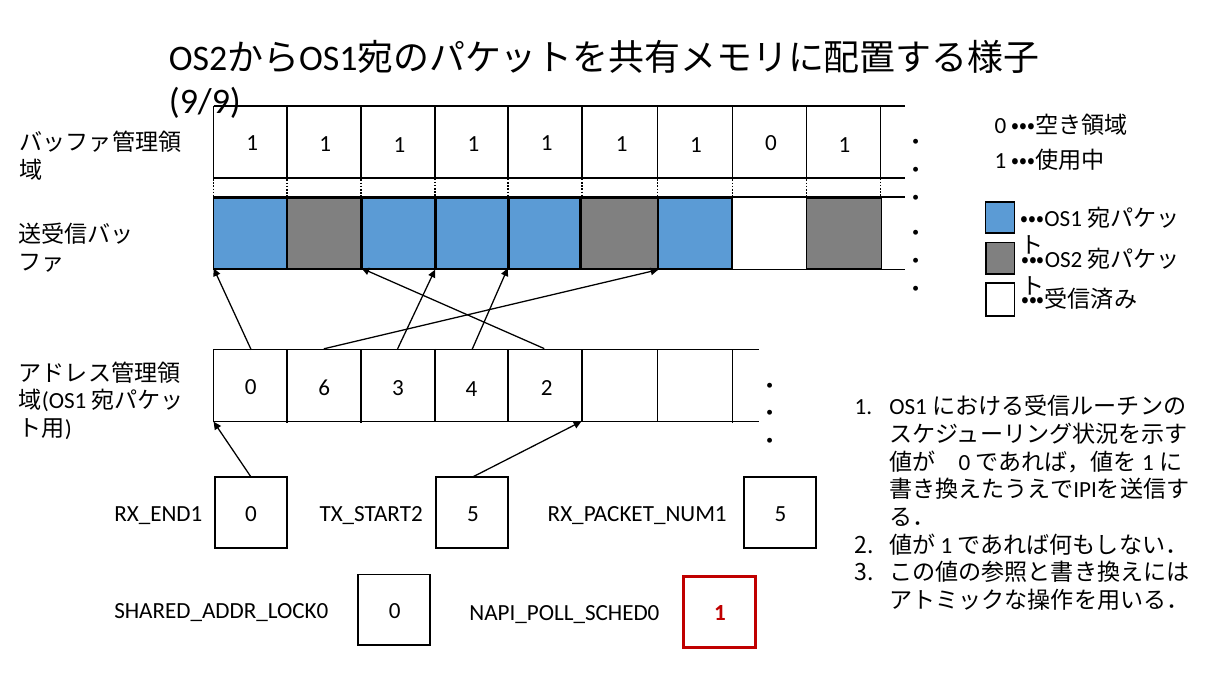
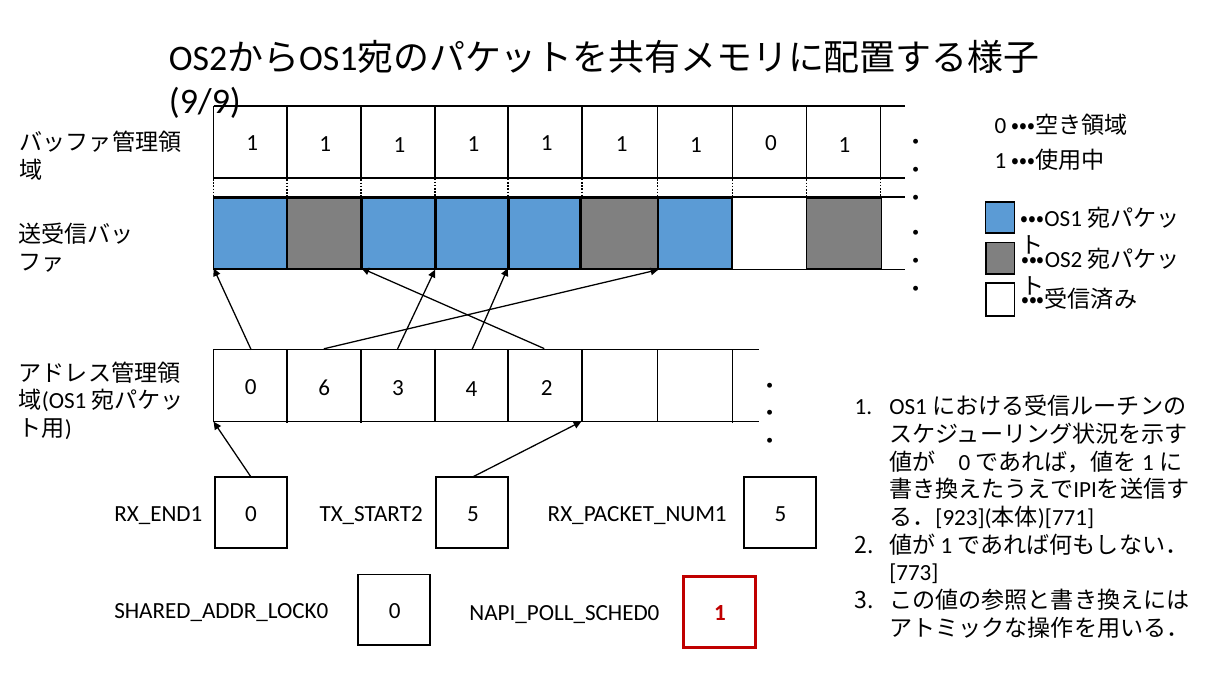
Before and after one commit to yoshida-shu/materials, a slide deck: slide 10 of snull.pptx. Drawn at 1232x693 pixels with LibreOffice and Linux fonts; fonts in the diff are those of the drawing. Boxes give left, top, right and bottom in pixels: in the first picture for what was removed or moved away, otherwise in the second. Text is boxed around its words. In the diff, an @@ line names an element or a change of style, - is before the commit and + after.

```diff
--- a/snull.pptx
+++ b/snull.pptx
@@ text at [889, 394, 1189, 583]: text changed @@
-1. OS1 における受信ルーチンのスケジューリング状況を示す値が 0 であれば，値を 1 に書き換えたうえでIPIを送信する．
-2. 値が 1 であれば何もしない．
+1. OS1 における受信ルーチンのスケジューリング状況を示す値が 0 であれば，値を 1 に書き換えたうえでIPIを送信する．[923](本体)[771]
+2. 値が 1 であれば何もしない．[773]
```
Also in this commit, not shown: 15 other slides changed, 1 other file.
